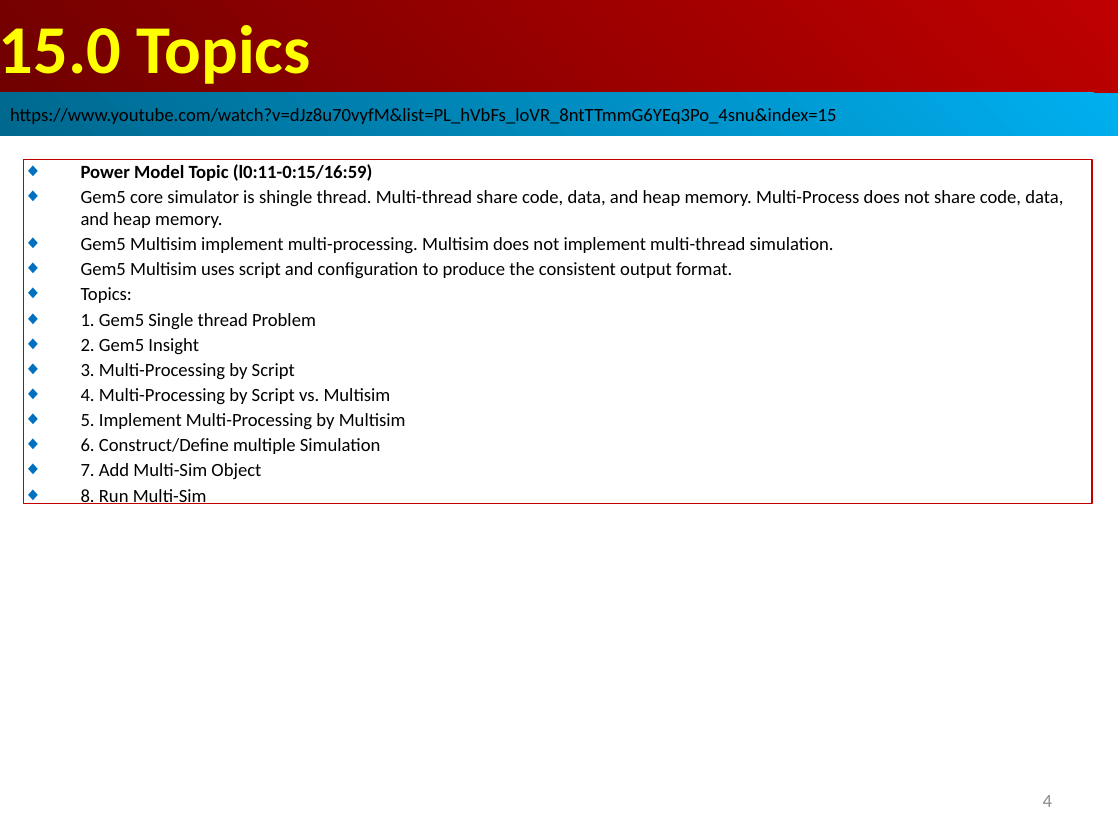
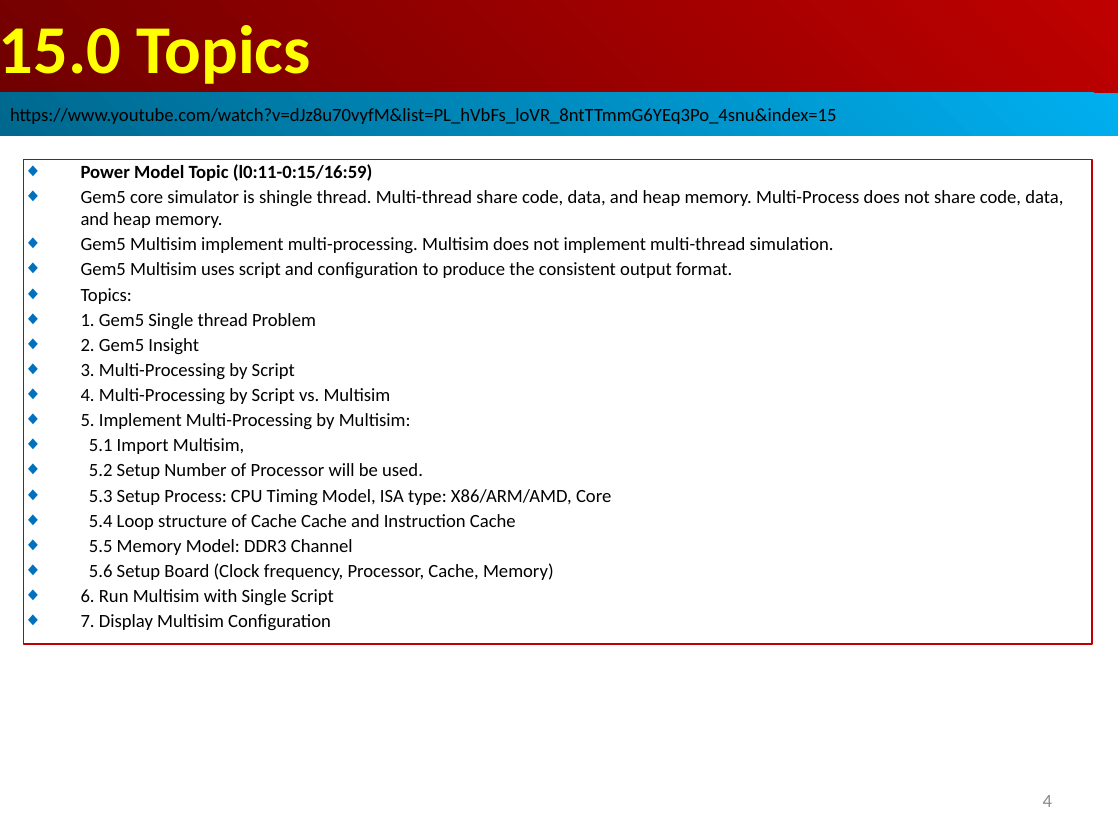
Before and after one commit to peterhchen/AIU_CS850_Gem5_McPAT, a slide deck: slide 4 of 050_Gem5/015.MultiSim/000_Video/015.MultiSim.ppt. Drawn at 1120x840 pixels with LibreOffice and Linux fonts; fonts in the diff are those of the drawing. Boxes give left, top, right and bottom in pixels: in the first picture for what was removed or moved away, otherwise in the second. Text is boxed around its words. In the diff, an @@ line names an element or a change of style, - is before the commit and + after.

```diff
--- a/050_Gem5/015.MultiSim/000_Video/015.MultiSim.ppt
+++ b/050_Gem5/015.MultiSim/000_Video/015.MultiSim.ppt
@@ rectangle "Power Model Topic (l0:11-0:15/16:59)": place and size @@
-rectangle "Power Model Topic (l0:11-0:15/16:59)" at (24,159,1092,504)
+rectangle "Power Model Topic (l0:11-0:15/16:59)" at (24,159,1092,644)
@@ text in rectangle at (81,413,611,631): text changed @@
-◆ 5. Implement Multi-Processing by Multisim
-◆ 6. Construct/Define multiple Simulation
-◆ 7. Add Multi-Sim Object
-◆ 8. Run Multi-Sim
+◆ 5. Implement Multi-Processing by Multisim:
+◆ 5.1 Import Multisim,
+◆ 5.2 Setup Number of Processor will be used.
+◆ 5.3 Setup Process: CPU Timing Model, ISA type: X86/ARM/AMD, Core
+◆ 5.4 Loop structure of Cache Cache and Instruction Cache
+◆ 5.5 Memory Model: DDR3 Channel
+◆ 5.6 Setup Board (Clock frequency, Processor, Cache, Memory)
+◆ 6. Run Multisim with Single Script
+◆ 7. Display Multisim Configuration
```
Also in this commit, not shown: 2 other slides changed, 4 slides added.
